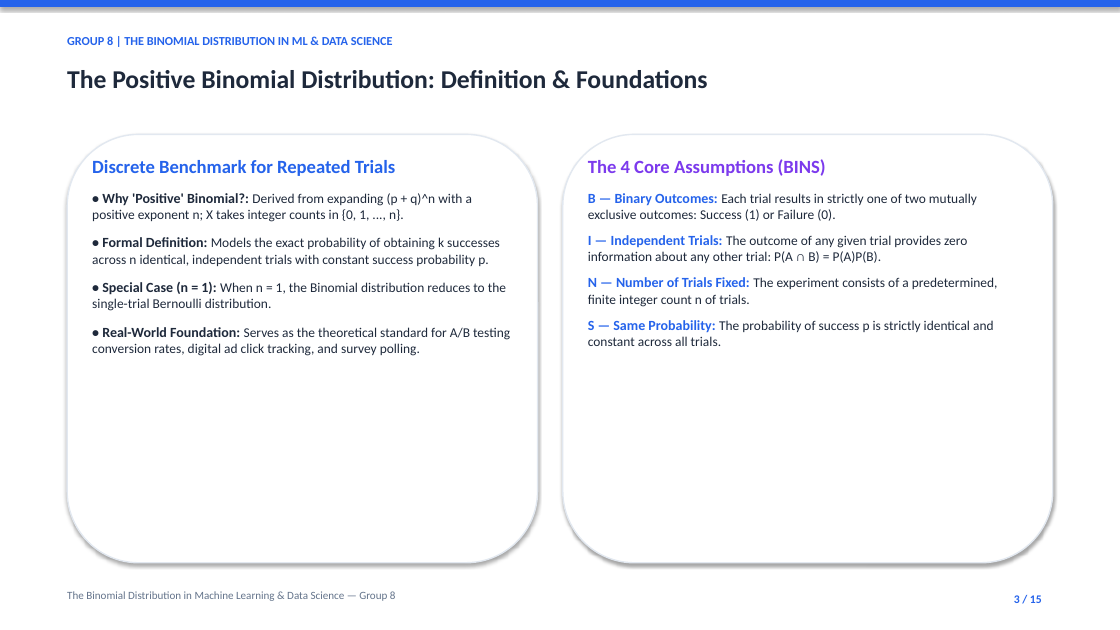
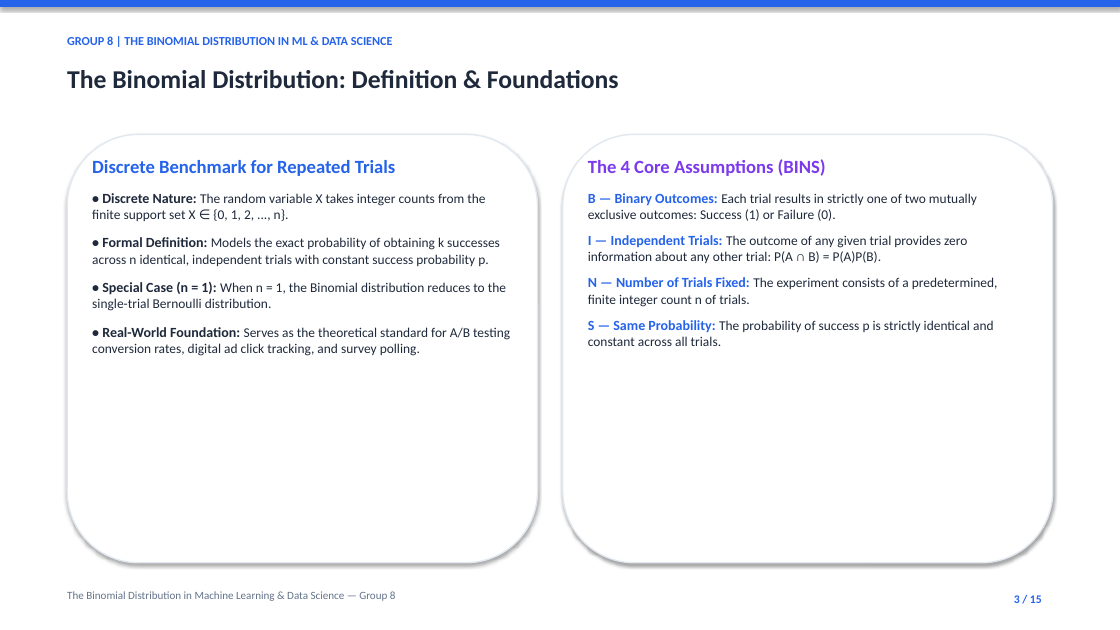
Before and after one commit to TariqYouhana/stat-probability-distributions-ml, a slide deck: slide 3 of slides.pptx. Drawn at 1120x630 pixels with LibreOffice and Linux fonts; fonts in the diff are those of the drawing. Boxes give left, top, right and bottom in pixels: in the first picture for what was removed or moved away, otherwise in the second. Text is boxed around its words. In the diff, an @@ line names an element or a change of style, - is before the commit and + after.

Commit message:
Apply rubric fixes: pooled A/B test, CDF median, Binomial naming, NB mechanism, title & citations

```diff
--- a/slides.pptx
+++ b/slides.pptx
@@ text at (x1=67, y1=70, x2=619, y2=88): text changed @@
-The Positive Binomial Distribution: Definition & Foundations
+The Binomial Distribution: Definition & Foundations
@@ text at (x1=92, y1=193, x2=485, y2=221): text changed @@
-• Why 'Positive' Binomial?: Derived from expanding (p + q)^n with a positive exponent n; X takes integer counts in {0, 1, ..., n}.
+• Discrete Nature: The random variable X takes integer counts from the finite support set X ∈ {0, 1, 2, ..., n}.
```
Also in this commit, not shown: 9 other slides changed, 11 other files.
